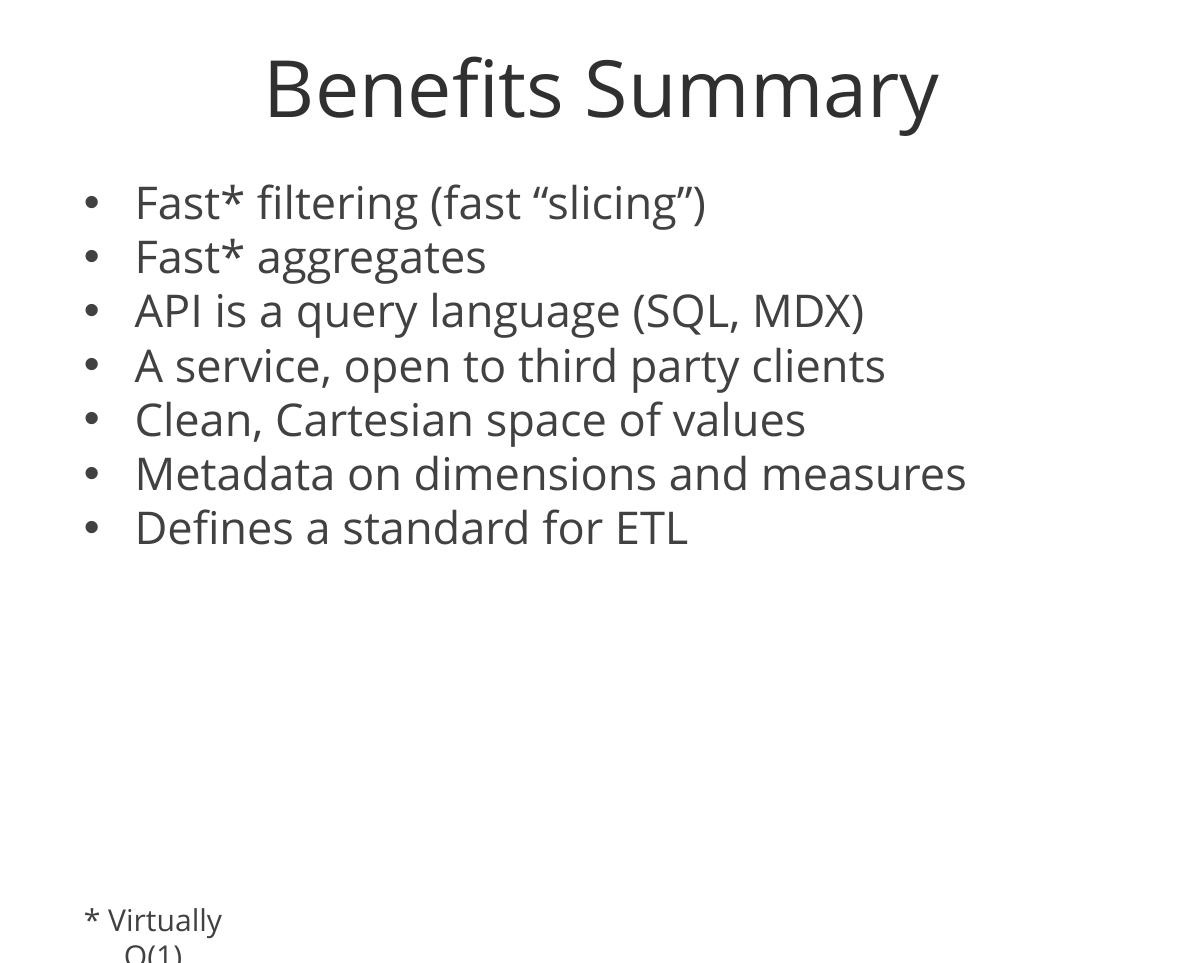
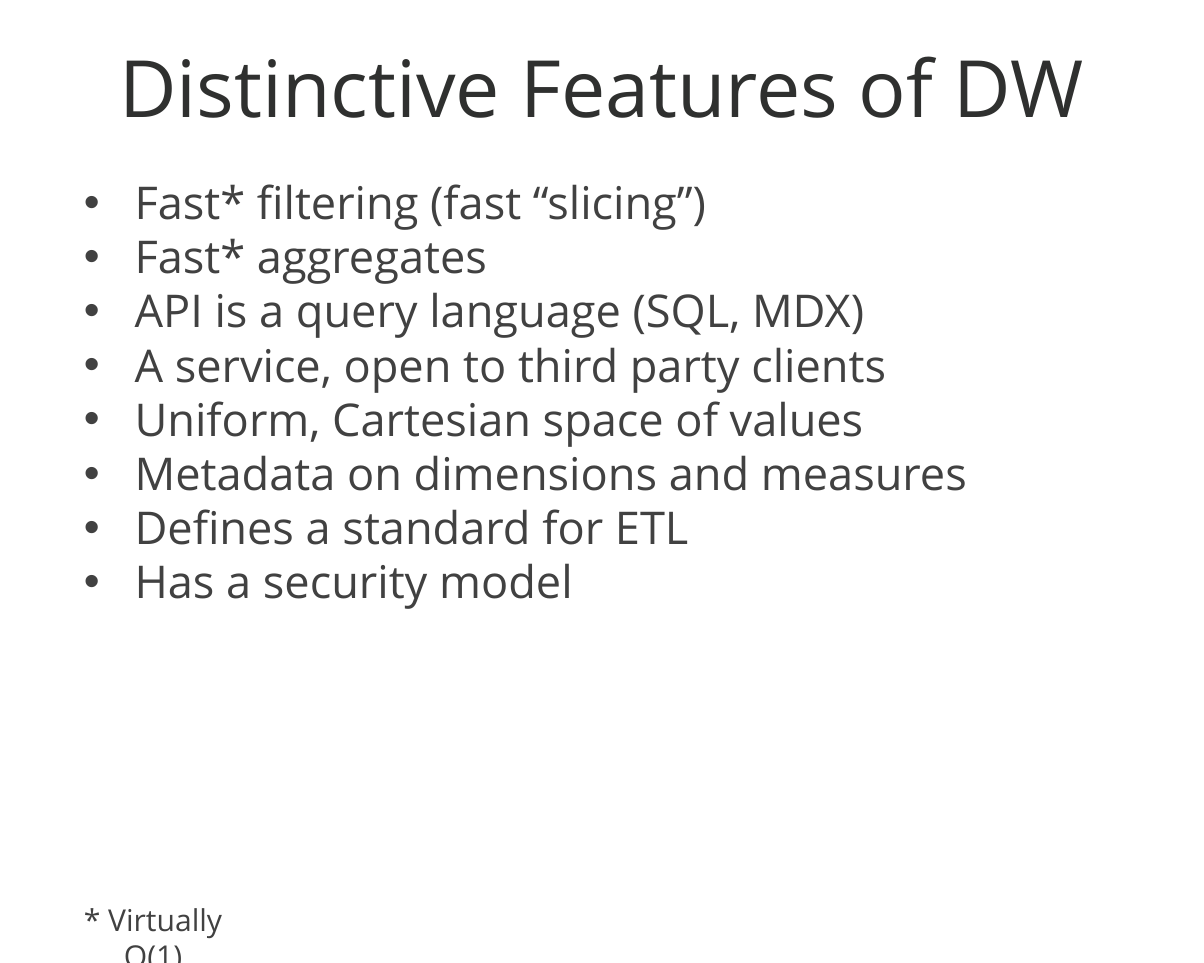
Before and after one commit to klahnakoski/Qb, a slide deck: slide 11 of docs/Data Warehouse.pptx. Drawn at 1204x963 pixels with LibreOffice and Linux fonts; fonts in the diff are those of the drawing; background and template pictures are left out. Boxes give left, top, right and bottom in pixels: in the first picture for what was removed or moved away, otherwise in the second. Text is boxed around its words. In the diff, an @@ line names an element or a change of style, - is before the commit and + after.

```diff
--- a/docs/Data Warehouse.pptx
+++ b/docs/Data Warehouse.pptx
@@ title at (119,56,1084,118): text changed @@
-Benefits Summary
+Distinctive Features of DW
@@ text at (135,401,864,447): text changed @@
-• Clean, Cartesian space of values
+• Uniform, Cartesian space of values
@@ text at (135,563,573,609): paragraph added @@
+• Has a security model
```
Also in this commit, not shown: 22 other slides changed, 1 slide added, 2 slides removed, 3 other files.
